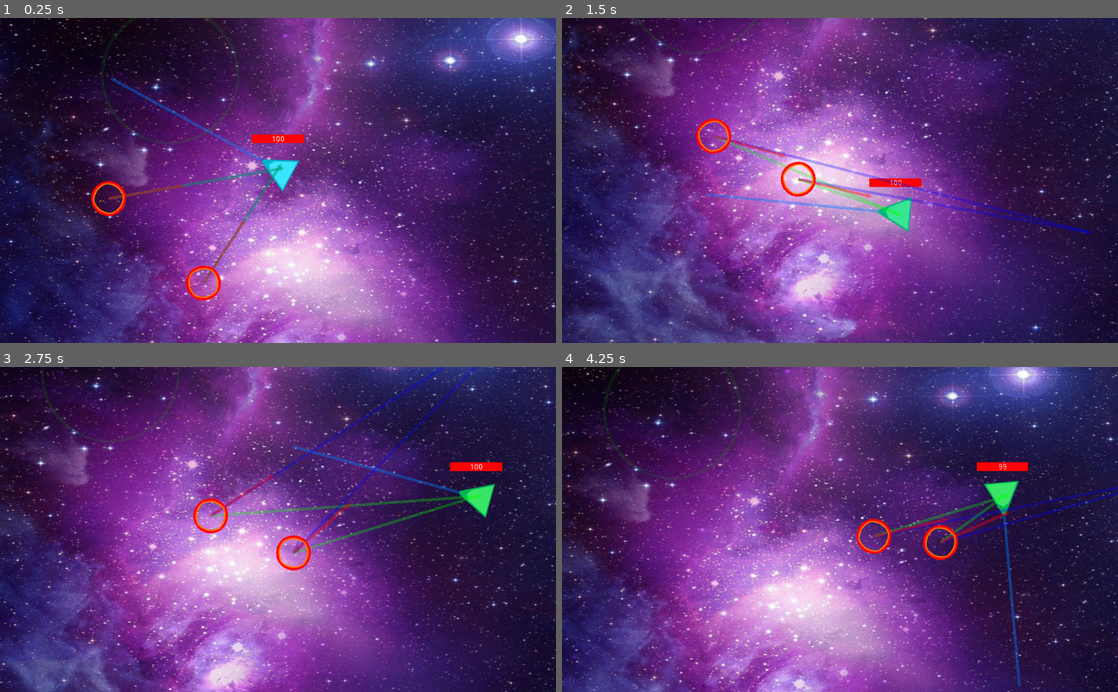
Above: before the commit, frames 1-4 (two rows, left to right).
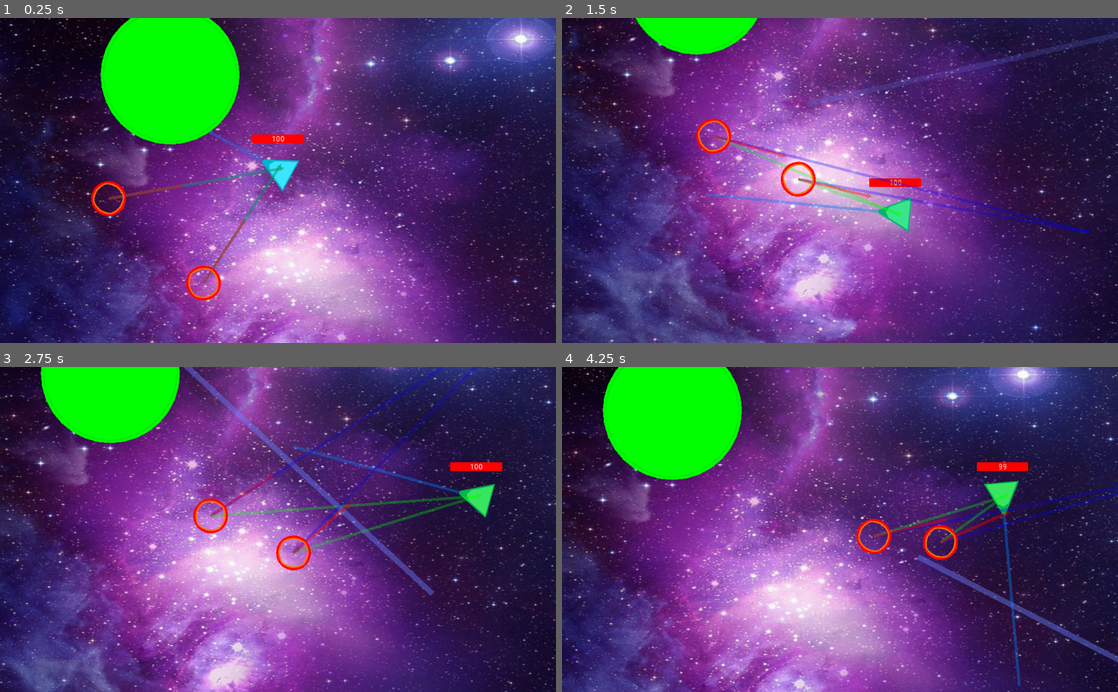
Above: after the commit, the same moments.

Repository: concernedsyndicate/AI
Game: Godot game, scene res://MainScene.tscn
Two runs of this game, one before a commit and one after it. Both use one fixed random seed, a clock stepped at 60 frames per second and the inputs below.
Inputs (mouse positions are in pixels of both pictures, inside the frame that each line leads up to):
- Up to frame 1 (0.25 s): no input
- Up to frame 2 (1.5 s): move the mouse to (962, 164) at 0.52 s; hold Right (right) 0.53-1.28 s; tap Space (shoot) at 0.6, 1.35 s; click (962, 164) at 0.67 s; move the mouse to (728, 196) at 1.27 s; hold S (down) from 1.28 s (still down); click (728, 196) at 1.42 s
- Up to frame 3 (2.75 s): move the mouse to (333, 458) at 2.02 s; release S (down) at 2.03 s; hold Right (right) from 2.03 s (still down); tap Space (shoot) at 2.1 s; click (333, 458) at 2.17 s
- Up to frame 4 (4.25 s): move the mouse to (812, 594) at 2.77 s; release Right (right) at 2.78 s; hold Up (up) 2.78-3.53 s; tap Space (shoot) at 2.85, 3.6 s; click (812, 594) at 2.92 s; move the mouse to (1006, 578) at 3.52 s; hold Left (left) from 3.53 s (still down); click (1006, 578) at 3.67 s

The runs differ from the first frame. In frame 1, 8.0% of the frame differs, in the area x 18-44%, y 0-39%; in frame 2, 2.5%; in frame 3, 5.7%; in frame 4, 8.0%.

Commit message:
Changed shooting to mouse

Diff:
--- a/MainScene.tscn
+++ b/MainScene.tscn
@@ -32,8 +32,9 @@
 position = Vector2( 600, 600 )
 rotation = 1.5708
 scale = Vector2( 1, 1.5 )
+z_index = -4096
 texture = ExtResource( 1 )
-_sections_unfolded = [ "Transform" ]
+_sections_unfolded = [ "Transform", "Z Index" ]
 
 [node name="MapBoundary" type="StaticBody2D" parent="."]
 input_pickable = false
--- a/Scripts/Obstacle.gd
+++ b/Scripts/Obstacle.gd
@@ -14,4 +14,4 @@
 		update()
 
 func _draw():
-	if Engine.editor_hint: draw_circle(Vector2(), radius, Color(0, 1, 0))
+	draw_circle(Vector2(), radius, Color(0, 1, 0))
--- a/Scripts/Player.gd
+++ b/Scripts/Player.gd
@@ -30,7 +30,17 @@
 	cooldown -= delta
 	$Sprite.modulate.b = 1 - clamp(cooldown, 0, RAIL_COOLDOWN) / RAIL_COOLDOWN
 
-	if Input.is_action_just_pressed("shoot") and cooldown <= 0:
+func _draw():
+	draw_line(Vector2(0,0), Vector2(speed, 0).rotated(rotation), Color(0, 0.5, 1, 0.4), 5)
+	# dlaczego nie jest w stanie rysowac dla 'velocity' ? //bo musisz robić update() //dzięki, teraz tylko wykminić dlaczego źle rysuje wtedy
+
+func set_health(h):
+	health = h
+	$UI/Health.text = str(h)
+	$UI/Health/Bar.value = h
+
+func _input(event):
+	if cooldown <= 0 and event is InputEventMouseButton and event.pressed and event.button_index == BUTTON_LEFT:
 		cooldown = RAIL_COOLDOWN
 
 		var bullet = preload("res://Nodes/RailgunBullet.tscn").instance()
@@ -41,12 +51,3 @@
 		if ray.is_colliding():
 			if ray.get_collider().is_in_group("monsters"): ray.get_collider().queue_free()
 			bullet.line.points[1].x = (global_position - ray.get_collision_point()).length()
-
-func _draw():
-	draw_line(Vector2(0,0), Vector2(speed, 0).rotated(rotation), Color(0, 0.5, 1, 0.4), 5)
-	# dlaczego nie jest w stanie rysowac dla 'velocity' ? //bo musisz robić update() //dzięki, teraz tylko wykminić dlaczego źle rysuje wtedy
-
-func set_health(h):
-	health = h
-	$UI/Health.text = str(h)
-	$UI/Health/Bar.value = h
